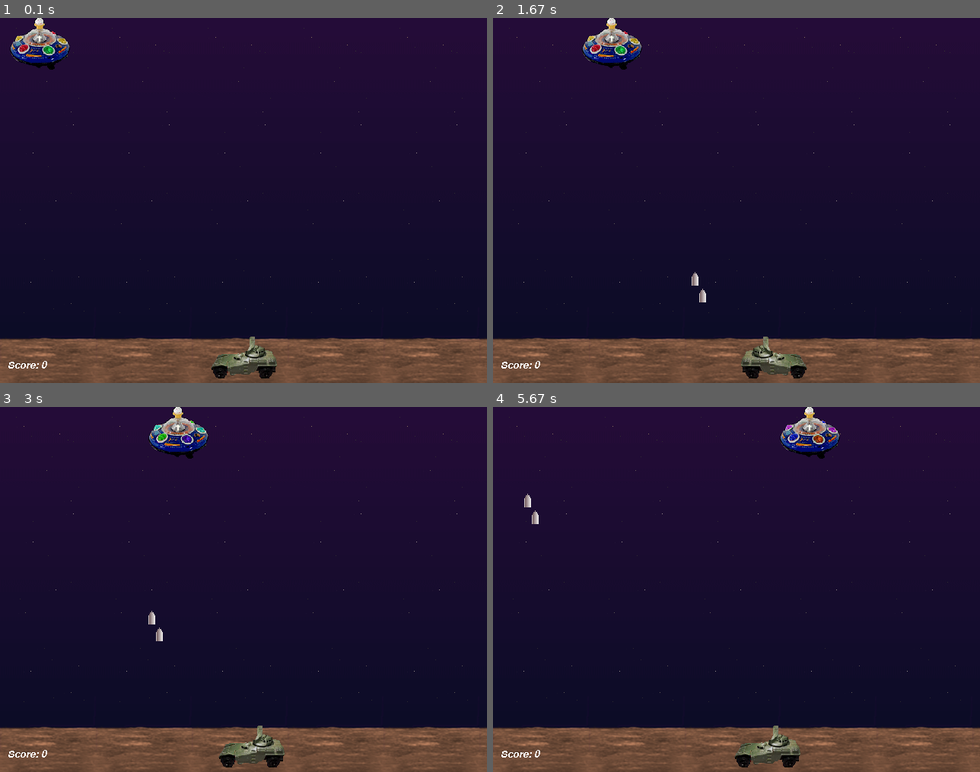
Above: before the commit, frames 1-4 (two rows, left to right).
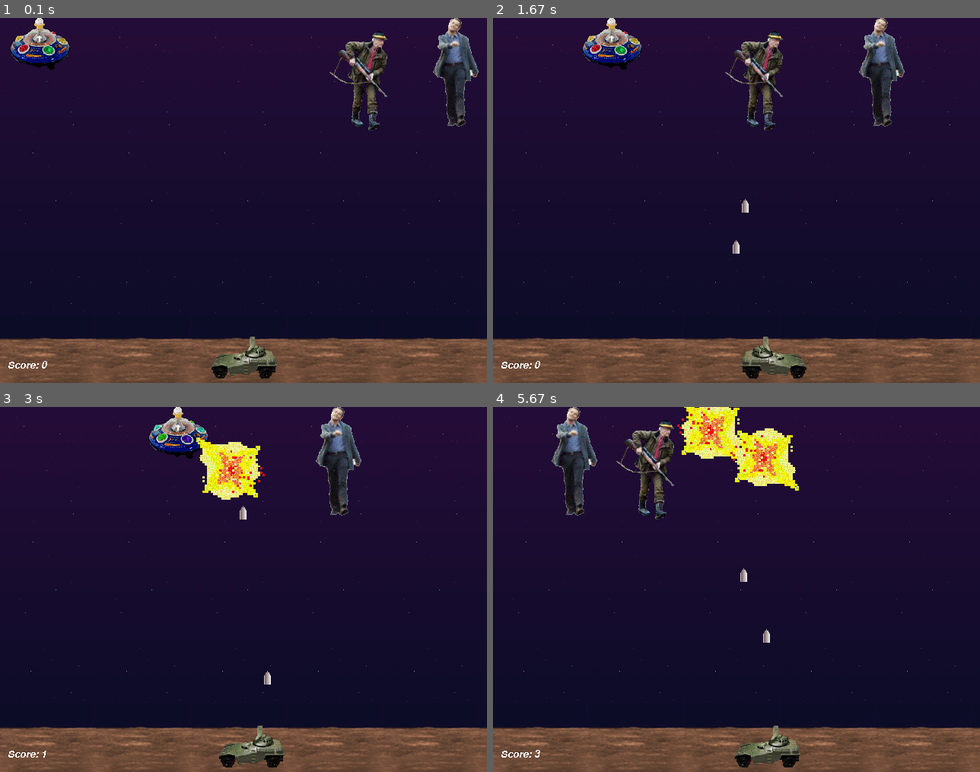
Above: after the commit, the same moments.

Repository: Data-Joos/TheCodeCompilers-GAME
Game: pygame game, started from pygameAlien/pygameexempel/aliens.py
Same seed, same stepped clock (60 frames per second), same inputs: the game is played once before the commit and once after it.
Inputs:
- Up to frame 1 (0.1 s): no input
- Up to frame 2 (1.67 s): tap Space at 0.33, 0.73, 1.23 s; hold Right 0.67-1.13 s; hold Right 1.17-1.63 s
- Up to frame 3 (3 s): hold Left 1.67-2.2 s; tap Space at 1.73, 2.3, 2.88 s; hold Left 2.23-2.78 s; hold Right from 2.82 s (still down)
- Up to frame 4 (5.67 s): release Right at 3.45 s; hold Left 3.48-4.03 s; tap Space every 0.58 s from 3.55 to 5.3 s; hold Right 4.07-4.62 s; hold Right 4.65-5.2 s; hold Left from 5.23 s (still down)

The runs differ from the first frame. In frame 1, 2.6% of the frame differs, in the area x 67-99%, y 0-31%; in frame 2, 2.8%; in frame 3, 3.1%; in frame 4, 6.8%, in the area x 6-72%, y 0-97%.

Commit message:
Linda aliengame

Diff:
--- /dev/null
+++ b/aliens_lindasedit.txt
@@ -0,0 +1,104 @@
+Rad 1: Tog bort '#!/usr/bin/env python' pga felkod "The term '/usr/bin/env' is not recognized as the name of a cmdlet, function, script file, or operable program." Men behöll rad 1 tom för att inte störa kodens nummerering...
+
+Rad 2-24: Kommenterade ut varje rad med # för eftersom att """kommentera med flerradskommentar på det här sättet inte fungerade utan att störa koden"""
+
+Rad 40-42, och 45-46: skapade nya spelkonstanter till mina klasser
+
+Rad 115-163: Skapade två nya fiende-klasser baserat på den befintliga Alien fienden. Min (Leo) och "Martins" (Kalle).
+    - Gav Leo hastigheten 11 och Kalle hastigheten 16. Aliens hastighet är fortfarande 13.
+
+Rad 221: Ändrade kulans speed = från -11 till -27
+
+Rad 234: Ändrade första argumentet från (self.speed, self.speed) till (0, self.speed) när jag insåg att det är argumenten som styr kulans riktning. Insåg detta när jag kollade på motsvarande kod för bombens klass på rad 247.
+
+[OBS: MINSKADE NER PIXEL STORLEKEN PÅ MIN LEO BILD i paint från 400*542 px till 60*143 px! Innan jag gjorde det tog bilden upp större delen av rutan och sprängde spelaren direkt.]
+
+Rad 238-261: Skapade en ny bomb klass (Academyaward) som jag kopplade ihop med min fiende Leo.
+    - Detta så att Leo släpper Oscar pokaler på spelaren, istället för bomber som Alien (och Kalle) släpper...
+
+Rad 330-331, och 333: Skapade länkar till de nya spritesen som används till mina nya klasser.
+
+Rad 360-361, 364, och 367-368: Skapade nya game groups till mina nya klasser.
+Rad 373-374 och 377: Skapade nya containers till mina nya game groups.
+
+Rad 384-385: Skapade nya startvärden för nya fiendens reloade/respawn.
+
+Rad 392-397: Skapade nya start sprites med if statements som är kopplade till grupperna.
+Rad 448-461: Skapade nya kodstycken för nya fiendens (Leo och Kalle) respawn.
+
+Rad 482-489: Skapade en ny funktion för kollision mellar Kalle och spelaren.
+Rad 492-503: Skapade först en funktion för fienden Leo 'bomb' Academyawards som han släpper ist för bomber. Sen skapade jag en funktion för kollision mellar Leo och spelaren.
+Rad 511-523: Nya funktioner för om spelarens skott träffar nya fienden.
+Rad 526-531: Ny funktion för om nya 'bomben' Academyaward träffar fienden.
+
+Rad 252??: bytte ut alla alien bilder mot leoleft2.gif
+
+Rad 40: LEO_ODDS = 22
+Rad 43: LEO_RELOAD = 12
+Rad 110-133: La in min klass Leo()
+Rad 276: skapade Leo.image med bara leoleft2.gif (3st)
+Rad 304: leos = pg.sprite.Group()
+Rad 309: lastleo = pg.sprite.GroupSingle()
+Rad 314: la in min container Leo.containers = leos, all, lastleo
+Rad 323: leoreload = LEO_RELOAD
+Rad 330-332: Leo()
+    if pg.font:
+        all.add(Score())
+
+
+Rad 210-233:
+class Bomb(pg.sprite.Sprite):
+    """A bomb the aliens drop."""
+
+    speed = 9
+    images = []
+
+    def __init__(self, alien):
+        pg.sprite.Sprite.__init__(self, self.containers)
+        self.image = self.images[0]
+        self.rect = self.image.get_rect(midbottom=alien.rect.move(0, 5).midbottom)
+
+    def update(self):
+        """called every time around the game loop.
+
+        Every frame we move the sprite 'rect' down.
+        When it reaches the bottom we:
+
+        - make an explosion.
+        - remove the Bomb.
+        """
+        self.rect.move_ip(0, self.speed)
+        if self.rect.bottom >= 470:
+            Explosion(self)
+            self.kill()
+
+Rad 383-388:
+        #L: Create new Leo
+        if leoreload:
+            leoreload = leoreload -1
+        elif not int(random.random() * LEO_ODDS):
+            Leo()
+            leoreload = LEO_RELOAD
+
+Rad 401-402:
+ # Drop bombs
+        if lastleo and not int(random.random() * BOMB_ODDS):
+            Bomb(lastleo.sprite)
+
+Rad 413-422:
+              # Detect collisions between aliens and players.
+        for leo in pg.sprite.spritecollide(player, leos, 1):
+            if pg.mixer:
+                boom_sound.play()
+            Explosion(leo)
+            Explosion(player)
+            SCORE = SCORE + 1
+            player.kill()
+
+Rad 429-434:
+        # See if shots hit the aliens.
+        for leo in pg.sprite.groupcollide(leos, shots, 1, 1).keys():
+            if pg.mixer:
+                boom_sound.play()
+            Explosion(leo)
+            SCORE = SCORE + 1
--- /dev/null
+++ b/myclass.py
@@ -0,0 +1,27 @@
+import random
+import os
+
+import pygame as pg
+
+class Lindasalien(pg.sprite.Sprite):
+
+    images = []
+
+    def __init__(self):
+        pg.sprite.Sprite__init__(self, self.containers)
+        self.image = self.images[0]
+        self.rect = self.image.get_rect()
+        self.facing = random.choice((-1,1)) * Lindasalien.speed
+        self.frame = 0
+        if self.facine < 0:
+            self.rect.right = SCREENRECT.right
+
+
+    def update(self):
+        self.rect.move_ip(self.facing, 0)
+        if not SCREENRECT.contains(self.rect):
+            self.facing = -self.facing
+            self.rect.top = self.rect.bottom +1
+            self.rect = self.rect.clamp(SCREENRECT)
+        self.frame = self.frame +1
+        self.image = self.images[self.frame // self.animcycle % 3]
--- a/pygameAlien/pygameexempel/aliens.py
+++ b/pygameAlien/pygameexempel/aliens.py
@@ -1,27 +1,27 @@
-#!/usr/bin/env python
-""" pygame.examples.aliens
-
-Shows a mini game where you have to defend against aliens.
-
-What does it show you about pygame?
-
-* pg.sprite, the difference between Sprite and Group.
-* dirty rectangle optimization for processing for speed.
-* music with pg.mixer.music, including fadeout
-* sound effects with pg.Sound
-* event processing, keyboard handling, QUIT handling.
-* a main loop frame limited with a game clock from pg.time.Clock
-* fullscreen switching.
-
-
-Controls
---------
-
-* Left and right arrows to move.
-* Space bar to shoot
-* f key to toggle between fullscreen.
-
-"""
+
+#""" pygame.examples.aliens
+
+#Shows a mini game where you have to defend against aliens.
+
+#What does it show you about pygame?
+
+#* pg.sprite, the difference between Sprite and Group.
+#* dirty rectangle optimization for processing for speed.
+#* music with pg.mixer.music, including fadeout
+#* sound effects with pg.Sound
+#* event processing, keyboard handling, QUIT handling.
+#* a main loop frame limited with a game clock from pg.time.Clock
+#* fullscreen switching.
+
+
+#Controls
+#--------
+
+#* Left and right arrows to move.
+#* Space bar to shoot
+#* f key to toggle between fullscreen.
+
+#"""
 
 import random
 import os
@@ -37,8 +37,13 @@
 # game constants
 MAX_SHOTS = 2  # most player bullets onscreen
 ALIEN_ODDS = 22  # chances a new alien appears
+LEO_ODDS = 22
+KALLE_ODDS = 22
+ACADEMYAWARD_ODDS = 80
 BOMB_ODDS = 60  # chances a new bomb will drop
 ALIEN_RELOAD = 12  # frames between new aliens
+LEO_RELOAD = 12
+KALLE_RELOAD = 12
 SCREENRECT = pg.Rect(0, 0, 640, 480)
 SCORE = 0
 
@@ -107,11 +112,35 @@
         pos = self.facing * self.gun_offset + self.rect.centerx
         return pos, self.rect.top
 
-
-class Alien(pg.sprite.Sprite):
+class Leo(pg.sprite.Sprite):
+
+    speed = 11
+    animcycle = 12
+    images = []
+
+    def __init__(self):
+        pg.sprite.Sprite.__init__(self, self.containers)
+        self.image = self.images[0]
+        self.rect = self.image.get_rect()
+        self.facing = random.choice((-1,1)) * Leo.speed
+        self.frame = 0
+        if self.facing < 0:
+            self.rect.right = SCREENRECT.right
+
+
+    def update(self):
+        self.rect.move_ip(self.facing, 0)
+        if not SCREENRECT.contains(self.rect):
+            self.facing = -self.facing
+            self.rect.top = self.rect.bottom +1
+            self.rect = self.rect.clamp(SCREENRECT)
+        self.frame = self.frame +1
+        self.image = self.images[self.frame // self.animcycle % 3]
+
+class Kalle(pg.sprite.Sprite):
     """An alien space ship. That slowly moves down the screen."""
 
-    speed = 13
+    speed = 16
     animcycle = 12
     images = []
 
@@ -119,7 +148,7 @@
         pg.sprite.Sprite.__init__(self, self.containers)
         self.image = self.images[0]
         self.rect = self.image.get_rect()
-        self.facing = random.choice((-1, 1)) * Alien.speed
+        self.facing = random.choice((-1, 1)) * Kalle.speed
         self.frame = 0
         if self.facing < 0:
             self.rect.right = SCREENRECT.right
@@ -133,6 +162,31 @@
         self.frame = self.frame + 1
         self.image = self.images[self.frame // self.animcycle % 3]
 
+class Alien(pg.sprite.Sprite):
+    """An alien space ship. That slowly moves down the screen."""
+
+    speed = 13
+    animcycle = 12
+    images = []
+
+    def __init__(self):
+        pg.sprite.Sprite.__init__(self, self.containers)
+        self.image = self.images[0]
+        self.rect = self.image.get_rect()
+        self.facing = random.choice((-1, 1)) * Alien.speed
+        self.frame = 0
+        if self.facing < 0:
+            self.rect.right = SCREENRECT.right
+
+    def update(self):
+        self.rect.move_ip(self.facing, 0)
+        if not SCREENRECT.contains(self.rect):
+            self.facing = -self.facing
+            self.rect.top = self.rect.bottom + 1
+            self.rect = self.rect.clamp(SCREENRECT)
+        self.frame = self.frame + 1
+        self.image = self.images[self.frame // self.animcycle % 3]
+
 
 class Explosion(pg.sprite.Sprite):
     """An explosion. Hopefully the Alien and not the player!"""
@@ -164,7 +218,7 @@
 class Shot(pg.sprite.Sprite):
     """a bullet the Player sprite fires."""
 
-    speed = -11
+    speed = -27
     images = []
 
     def __init__(self, pos):
@@ -177,10 +231,34 @@
 
         Every tick we move the shot upwards.
         """
-        self.rect.move_ip(self.speed, self.speed)
+        self.rect.move_ip(0, self.speed)
         if self.rect.top <= 0:
             self.kill()
 
+class Academyaward(pg.sprite.Sprite):
+    """A bomb the aliens drop."""
+
+    speed = 9
+    images = []
+
+    def __init__(self, leo):
+        pg.sprite.Sprite.__init__(self, self.containers)
+        self.image = self.images[0]
+        self.rect = self.image.get_rect(midbottom=leo.rect.move(0, 5).midbottom)
+
+    def update(self):
+        """called every time around the game loop.
+
+        Every frame we move the sprite 'rect' down.
+        When it reaches the bottom we:
+
+        - make an explosion.
+        - remove the Bomb.
+        """
+        self.rect.move_ip(0, self.speed)
+        if self.rect.bottom >= 470:
+            Explosion(self)
+            self.kill()
 
 class Bomb(pg.sprite.Sprite):
     """A bomb the aliens drop."""
@@ -249,7 +327,10 @@
     Player.images = [img, pg.transform.flip(img, 1, 0)]
     img = load_image("explosion1.gif")
     Explosion.images = [img, pg.transform.flip(img, 1, 1)]
+    Leo.images = [load_image(im) for im in ("leoleft2.gif", "leoleft2.gif", "leoleft2.gif")]
+    Kalle.images = [load_image(im) for im in ("kalle.gif", "kalle.gif", "kalle.gif")]
     Alien.images = [load_image(im) for im in ("alien1.gif", "alien2.gif", "alien3.gif")]
+    Academyaward.images = [load_image("academyaward2.gif")]
     Bomb.images = [load_image("bomb.gif")]
     Shot.images = [load_image("shot.gif")]
 
@@ -276,28 +357,44 @@
         pg.mixer.music.play(-1)
 
     # Initialize Game Groups
+    leos = pg.sprite.Group()
+    kalles = pg.sprite.Group()
     aliens = pg.sprite.Group()
     shots = pg.sprite.Group()
+    academyawards = pg.sprite.Group()
     bombs = pg.sprite.Group()
     all = pg.sprite.RenderUpdates()
+    lastkalle = pg.sprite.GroupSingle()
+    lastleo = pg.sprite.GroupSingle()
     lastalien = pg.sprite.GroupSingle()
 
     # assign default groups to each sprite class
     Player.containers = all
+    Leo.containers = leos, all, lastleo
+    Kalle.containers = aliens, all, lastkalle
     Alien.containers = aliens, all, lastalien
     Shot.containers = shots, all
+    Academyaward.containers = academyawards, all
     Bomb.containers = bombs, all
     Explosion.containers = all
     Score.containers = all
 
     # Create Some Starting Values
     global score
+    leoreload = LEO_RELOAD
+    kallereload = KALLE_RELOAD
     alienreload = ALIEN_RELOAD
     clock = pg.time.Clock()
 
     # initialize our starting sprites
     global SCORE
     player = Player()
+    Leo()
+    if pg.font:
+        all.add(Score())
+    Kalle()
+    if pg.font:
+        all.add(Score())
     Alien()  # note, this 'lives' because it goes into a sprite group
     if pg.font:
         all.add(Score())
@@ -348,6 +445,20 @@
                 shoot_sound.play()
         player.reloading = firing
 
+        #L: Create new Leo
+        if leoreload:
+            leoreload = leoreload -1
+        elif not int(random.random() * LEO_ODDS):
+            Leo()
+            leoreload = LEO_RELOAD
+
+        #L: Create new Kalle
+        if kallereload:
+            kallereload = kallereload -1
+        elif not int(random.random() * KALLE_ODDS):
+            Kalle()
+            kallereload = KALLE_RELOAD
+
         # Create new alien
         if alienreload:
             alienreload = alienreload - 1
@@ -368,12 +479,56 @@
             SCORE = SCORE + 1
             player.kill()
 
+        # Detect collisions between aliens and players.
+        for kalle in pg.sprite.spritecollide(player, kalles, 1):
+            if pg.mixer:
+                boom_sound.play()
+            Explosion(kalle)
+            Explosion(player)
+            SCORE = SCORE + 1
+            player.kill()
+
+        # Drop Academy awards
+        if lastleo and not int(random.random() * ACADEMYAWARD_ODDS):
+            Academyaward(lastleo.sprite)
+
+                # Detect collisions between aliens and players.
+        for leo in pg.sprite.spritecollide(player, leos, 1):
+            if pg.mixer:
+                boom_sound.play()
+            Explosion(leo)
+            Explosion(player)
+            SCORE = SCORE + 1
+            player.kill()
+
         # See if shots hit the aliens.
         for alien in pg.sprite.groupcollide(aliens, shots, 1, 1).keys():
             if pg.mixer:
                 boom_sound.play()
             Explosion(alien)
             SCORE = SCORE + 1
+
+        # See if shots hit the kalles.
+        for kalle in pg.sprite.groupcollide(kalles, shots, 1, 1).keys():
+            if pg.mixer:
+                boom_sound.play()
+            Explosion(kalle)
+            SCORE = SCORE + 1
+
+         # See if shots hit the leos.
+        for leo in pg.sprite.groupcollide(leos, shots, 1, 1).keys():
+            if pg.mixer:
+                boom_sound.play()
+            Explosion(leo)
+            SCORE = SCORE + 1
+
+     # See if leo academyawards hit the player.
+        for academyaward in pg.sprite.spritecollide(player, academyawards, 1):
+            if pg.mixer:
+                boom_sound.play()
+            Explosion(player)
+            Explosion(academyaward)
+            player.kill()
 
         # See if alien boms hit the player.
         for bomb in pg.sprite.spritecollide(player, bombs, 1):
--- /dev/null
+++ b/pygameAlien/pygameexempel/tempCodeRunnerFile.py
@@ -0,0 +1 @@
+Academyaward.images = [load_image("academyaward2.gif")]
Binary file added: pygameAlien/pygameexempel/data/academyaward2.gif
Binary file added: pygameAlien/pygameexempel/data/kalle.gif
Binary file added: pygameAlien/pygameexempel/data/leoleft2.gif
